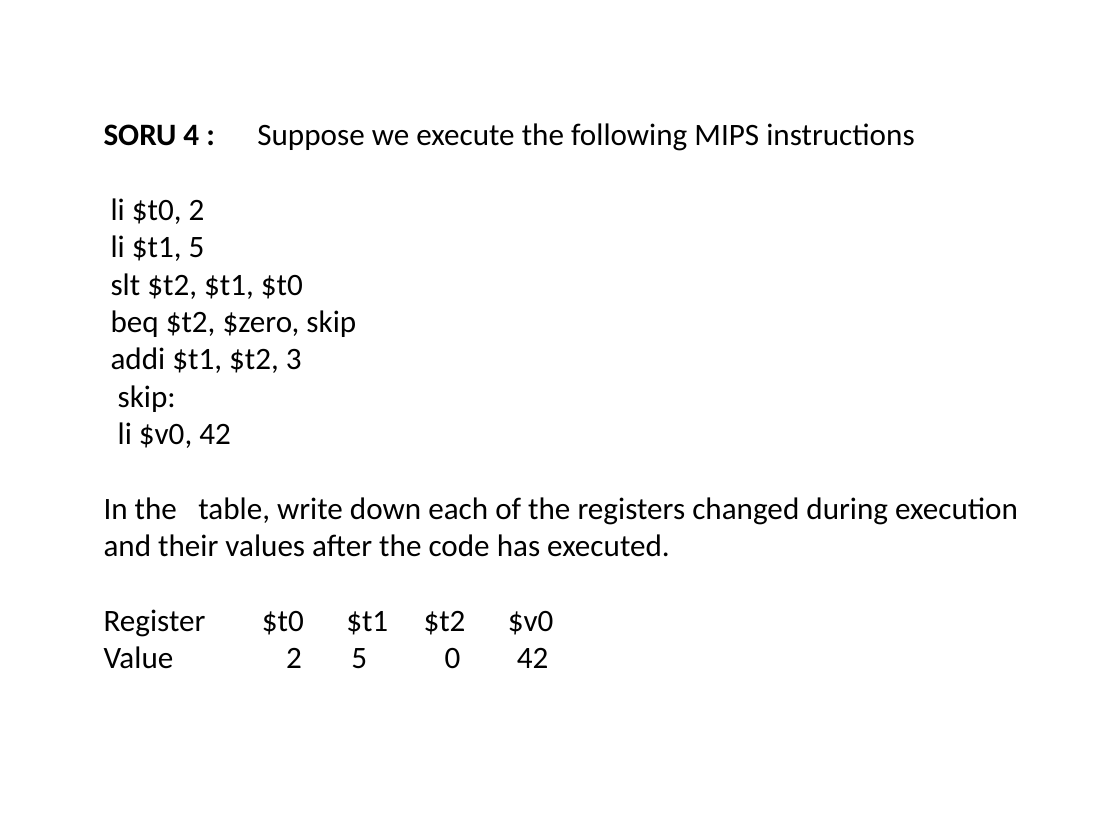
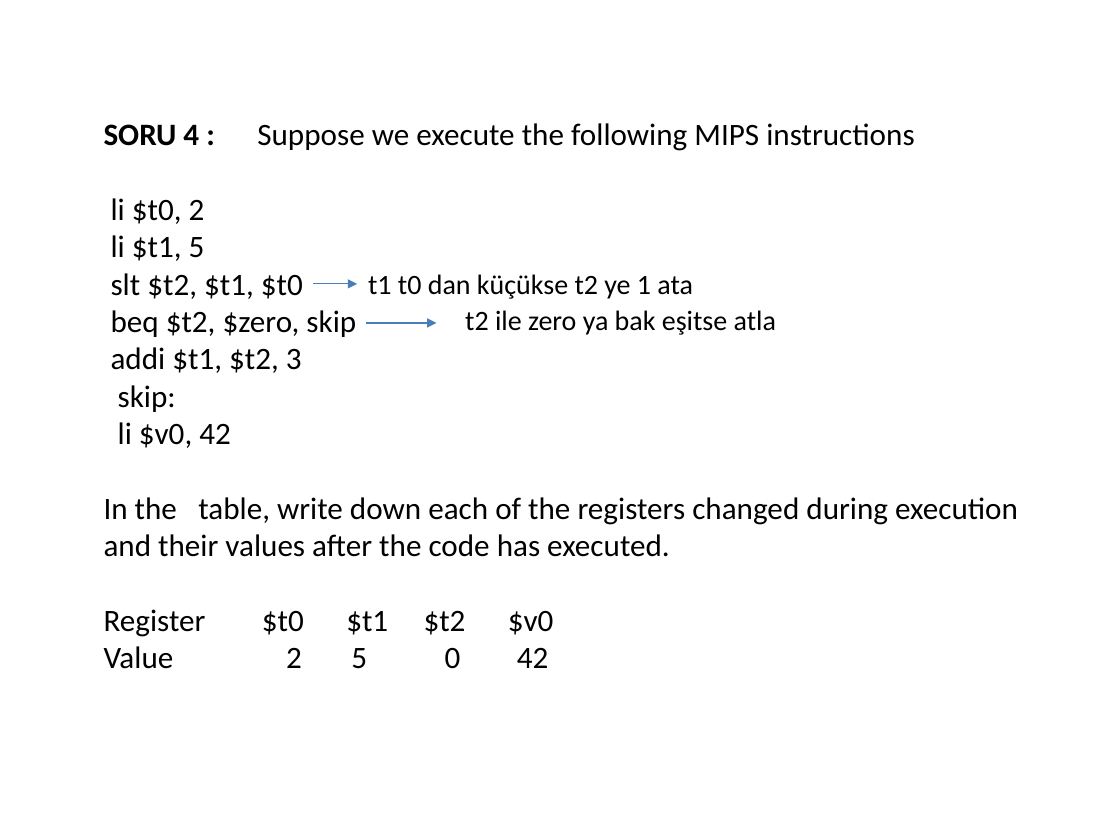
Before and after one commit to afozbek/2019-Bahar, a slide deck: slide 12 of Bilgisayar-Mimarisi-Slaytlar/Uygulama_1.pptx. Drawn at 1120x840 pixels with LibreOffice and Linux fonts; fonts in the diff are those of the drawing. Boxes give left, top, right and bottom in pixels: in the first picture for what was removed or moved away, otherwise in the second. Text is boxed around its words. In the diff, an @@ line names an element or a change of style, - is before the commit and + after.

```diff
--- a/Bilgisayar-Mimarisi-Slaytlar/Uygulama_1.pptx
+++ b/Bilgisayar-Mimarisi-Slaytlar/Uygulama_1.pptx
@@ arrow added from (314, 283) to (357, 283), #4B7EBC 0.75 pt @@
@@ text added at [368,274,693,299], 18 pt, text #000000 @@
+t1 t0 dan küçükse t2 ye 1 ata
@@ arrow added from (366, 323) to (437, 323), #4B7EBC 0.75 pt @@
@@ text added at [465,310,776,335], 18 pt, text #000000 @@
+t2 ile zero ya bak eşitse atla
```
Also in this commit, not shown: 6 other slides changed, 2 slides added, 2 slides removed, 3 other files.
